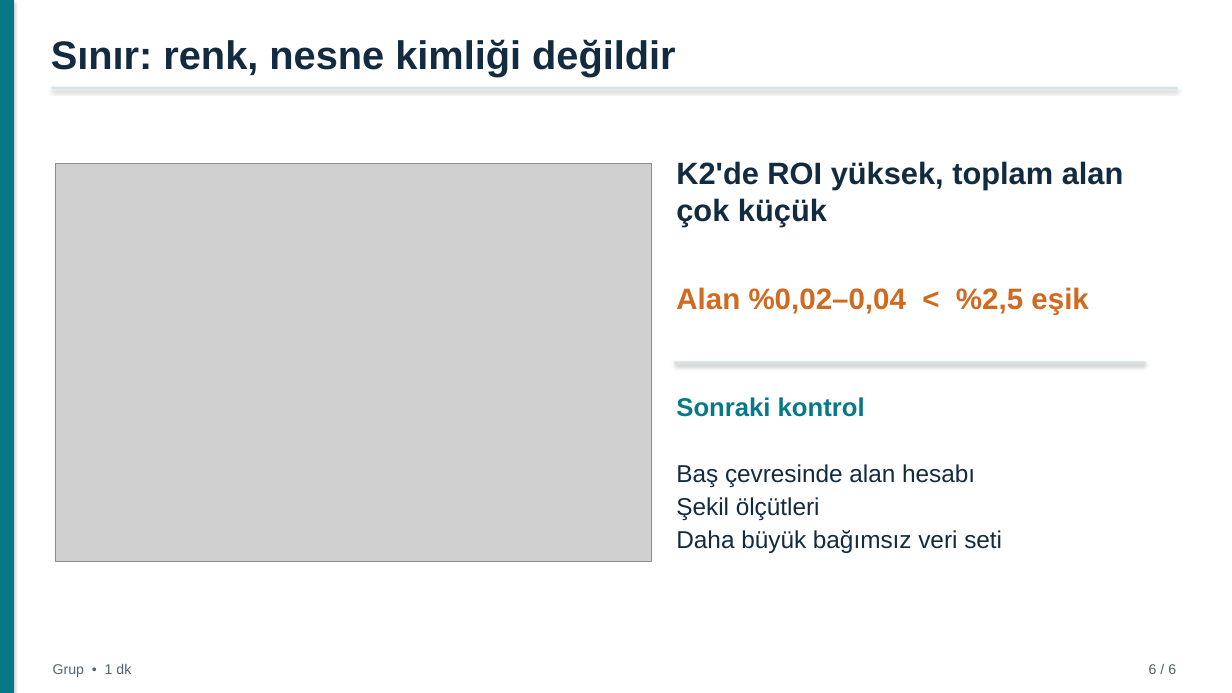
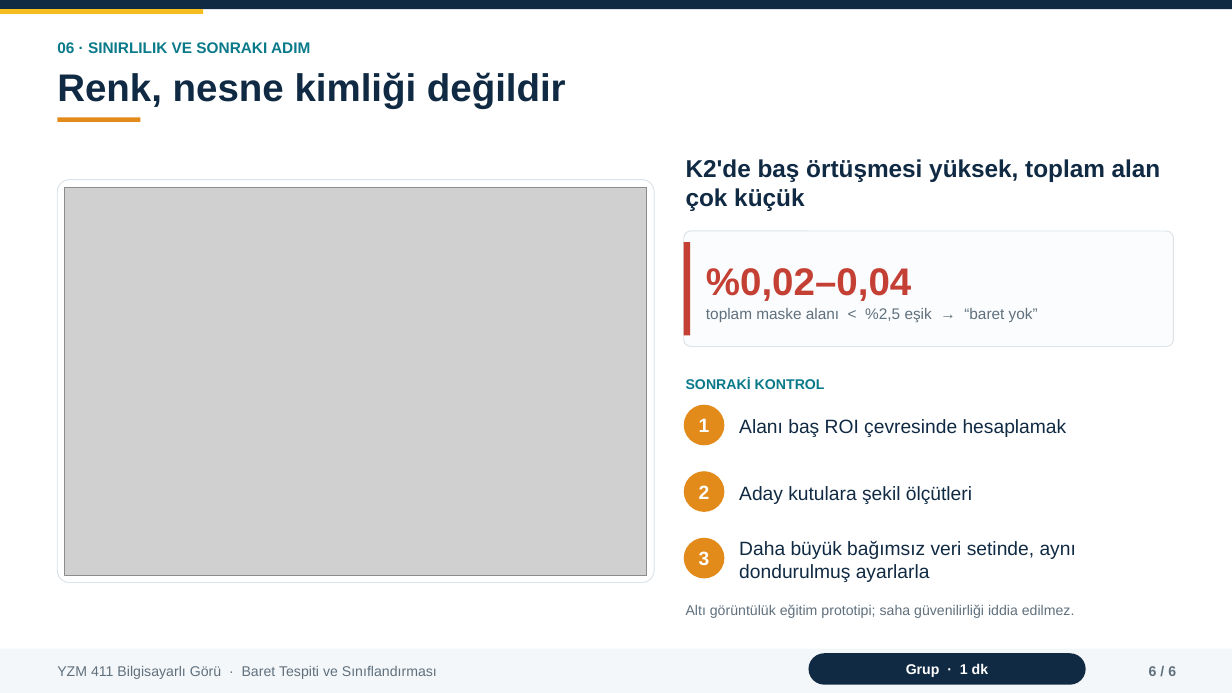
Before and after one commit to mderviskocar/barettespiti, a slide deck: slide 6 of sunum/baret_tespiti_sunum.pptx. Drawn at 1232x693 pixels with LibreOffice and Linux fonts; fonts in the diff are those of the drawing; grey boxes stand for pictures. Boxes give left, top, right and bottom in pixels: in the first picture for what was removed or moved away, otherwise in the second. Text is boxed around its words. In the diff, an @@ line names an element or a change of style, - is before the commit and + after.

Commit message:
Sunum tasarımı: yeni görsel düzen (kartlar, istatistik kutuları, sonuç tablosu, tutarlı alt bilgi)

```diff
--- a/sunum/baret_tespiti_sunum.pptx
+++ b/sunum/baret_tespiti_sunum.pptx
@@ rectangle: place and size @@
-rectangle at (52, 87, 1177, 90)
+rectangle at (0, 0, 1232, 9)
@@ rectangle at (0, 0, 1232, 9): fill #D7E1E7 to #102A43; shadow off @@
@@ rectangle removed at (0, 0, 14, 693) @@
@@ rectangle added at (0, 9, 203, 14), fill #F5BE1E @@
@@ text added at (57, 42, 310, 53), 12 pt, text #0A7A8A, bold @@
+06 · SINIRLILIK VE SONRAKI ADIM
@@ text at (57, 72, 566, 109): text changed; size 31 to 30 pt; text colour #122B40 to #102A43 @@
-Sınır: renk, nesne kimliği değildir
+Renk, nesne kimliği değildir
@@ rectangle added at (57, 117, 140, 122), fill #E28B1A @@
@@ text at (686, 159, 1161, 211): text changed; size 24 to 19 pt; text colour #122B40 to #102A43 @@
-K2'de ROI yüksek, toplam alan çok küçük
+K2'de baş örtüşmesi yüksek, toplam alan çok küçük
@@ rounded rectangle added at (57, 180, 654, 583), fill #FFFFFF, outline #DBE3E9 0.75 pt @@
@@ picture: place and size @@
-picture at (55, 164, 652, 561)
+picture at (65, 187, 647, 575)
@@ rounded rectangle added at (684, 231, 1174, 347), fill #FAFCFD, outline #DBE3E9 0.75 pt @@
@@ text "%0,02–0,04" at (706, 268, 911, 301): vertical alignment middle to bottom @@
@@ rectangle added at (684, 242, 690, 335), fill #C44034 @@
@@ text at (706, 268, 911, 301): text changed; size 23 to 30 pt; text colour #D1691E to #C44034 @@
-Alan %0,02–0,04 < %2,5 eşik
+%0,02–0,04
@@ text added at (706, 308, 1038, 322), 12 pt, text #60707D @@
+toplam maske alanı < %2,5 eşik → “baret yok”
@@ rectangle removed at (675, 361, 1146, 364) @@
@@ text at (686, 377, 825, 389): text changed; size 20 to 11 pt; text colour #077888 to #0A7A8A @@
-Sonraki kontrol
+SONRAKİ KONTROL
@@ ellipse added at (684, 405, 725, 445), fill #E28B1A, 15 pt, text #FFFFFF, bold @@
+1
@@ text added at (739, 419, 1067, 437), 15 pt, text #102A43 @@
+Alanı baş ROI çevresinde hesaplamak
@@ ellipse added at (684, 471, 725, 512), fill #E28B1A, 15 pt, text #FFFFFF, bold @@
+2
@@ text added at (739, 486, 972, 504), 15 pt, text #102A43 @@
+Aday kutulara şekil ölçütleri
@@ ellipse added at (684, 538, 725, 579), fill #E28B1A, 15 pt, text #FFFFFF, bold @@
+3
@@ text at (739, 541, 1076, 582): text changed; size 19 to 15 pt; text colour #122B40 to #102A43 @@
-Baş çevresinde alan hesabı
-Şekil ölçütleri
-Daha büyük bağımsız veri seti
+Daha büyük bağımsız veri setinde, aynı dondurulmuş ayarlarla
@@ text added at (686, 604, 1075, 618), 11 pt, text #60707D @@
+Altı görüntülük eğitim prototipi; saha güvenilirliği iddia edilmez.
@@ rectangle added at (0, 649, 1232, 693), fill #F4F7F9 @@
@@ rounded rectangle "Grup · 1 dk": place and size @@
-rounded rectangle "Grup · 1 dk" at (53, 664, 131, 677)
+rounded rectangle "Grup · 1 dk" at (809, 653, 1086, 685)
@@ rounded rectangle "Grup · 1 dk" at (809, 653, 1086, 685): fill none to #102A43 @@
@@ text "6 / 6" at (1149, 666, 1176, 676): text colour #516471 to #60707D, bold on @@
@@ text added at (57, 666, 437, 679), 11 pt, text #60707D @@
+YZM 411 Bilgisayarlı Görü · Baret Tespiti ve Sınıflandırması
@@ text in rounded rectangle at (906, 664, 988, 677): text changed; text colour #516471 to #FFFFFF; bold on @@
-Grup • 1 dk
+Grup · 1 dk
```
Also in this commit, not shown: 5 other slides changed, 2 other files.
